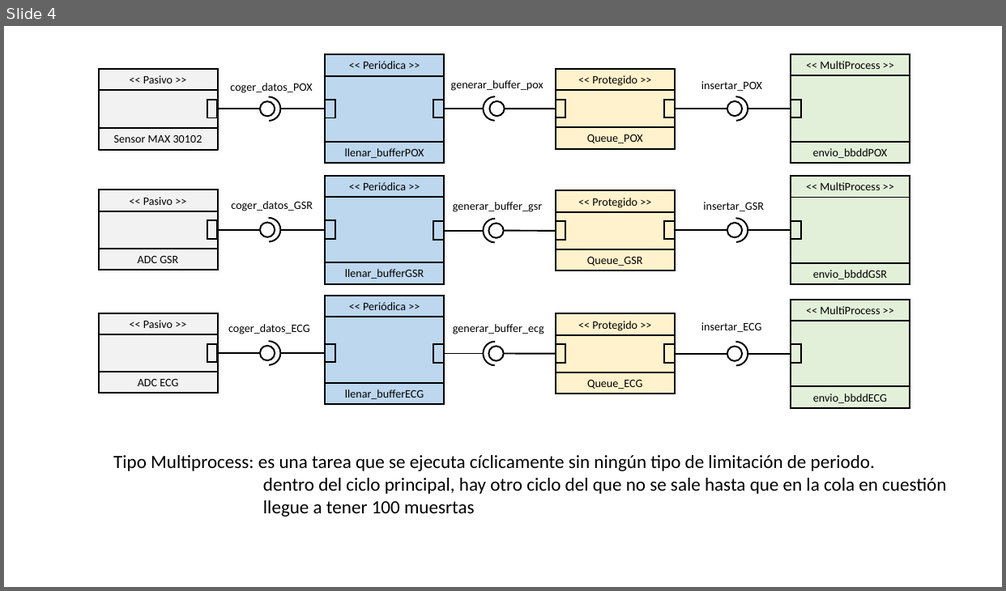
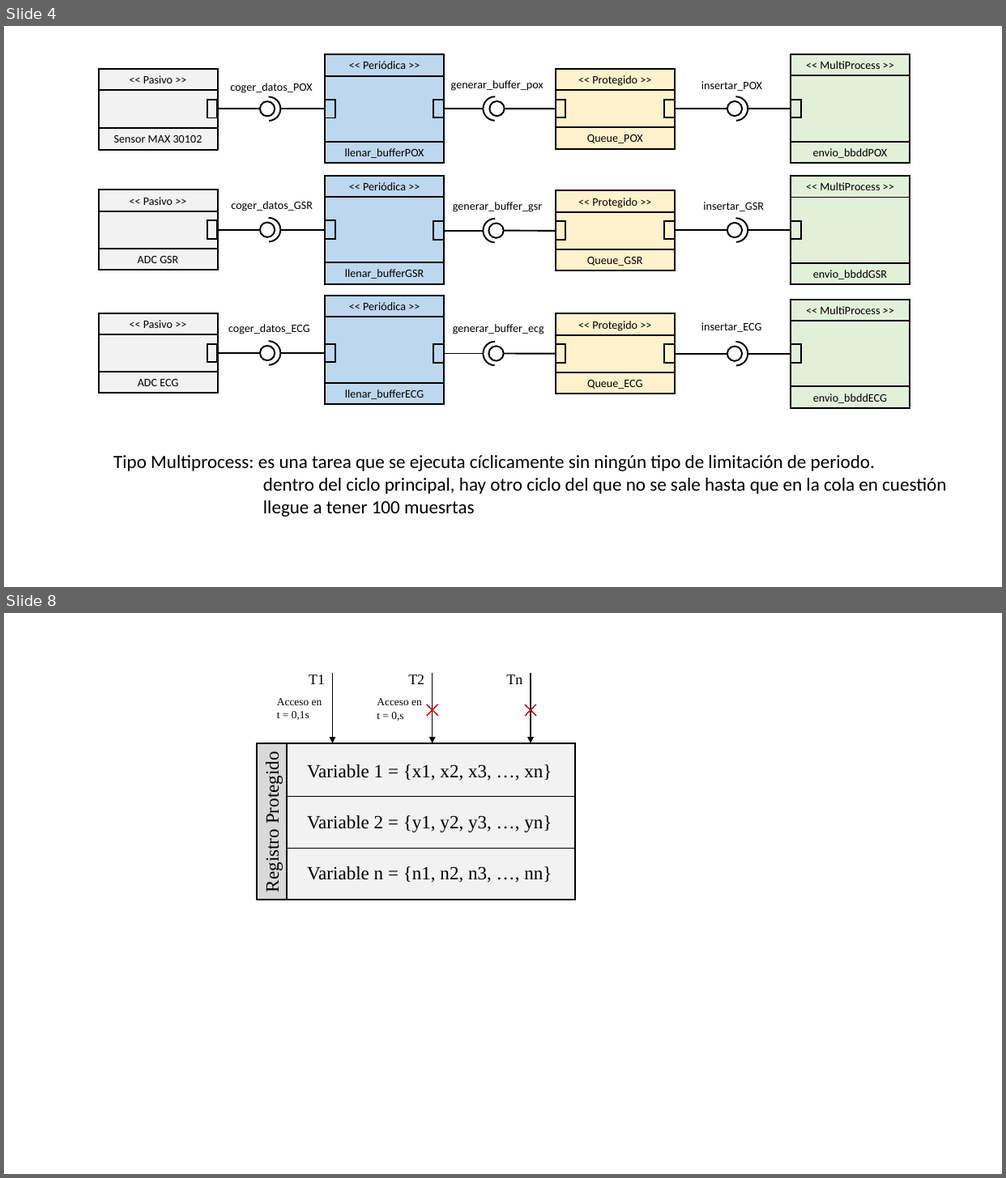
Before and after one commit to GICI-UPV-EHU/Biosignals-HW, a slide deck: Words y Excel/Imagenes.pptx. Shown one above the other, each under a label of ours: slide 4 before the commit, slides 4 and 8 after it; the slides between them are not shown. The pictures are 1006x591 and 1006x1178 pixels, drawn with LibreOffice and Linux fonts; fonts in the diff are those of the drawing. Boxes give left, top, right and bottom in pixels: in the first picture for what was removed or moved away, otherwise in the second. Text is boxed around its words. In the diff, an @@ line names an element or a change of style, - is before the commit and + after.

```diff
--- a/Words y Excel/Imagenes.pptx
+++ b/Words y Excel/Imagenes.pptx
@@ slide 8 added at (4,613,1002,1174), background #FFFFFF @@
@@ text added at (309,675,325,684), 14 pt, text #000000 @@
+T1
@@ arrow added from (333, 673) to (333, 743), #000000 1 pt @@
@@ text added at (408,675,424,684), 14 pt, text #000000 @@
+T2
@@ arrow added from (432, 673) to (432, 743), #000000 1 pt @@
@@ text added at (506,675,522,684), 14 pt, text #000000 @@
+Tn
@@ arrow added from (530, 673) to (530, 743), #000000 1 pt @@
@@ text added at (277,698,322,720), 10.5 pt, text #000000 @@
+Acceso en
+t = 0,1s
@@ text added at (377,698,422,721), 10.5 pt, text #000000 @@
+Acceso en
+t = 0,s
@@ plus added at (422,700,443,721), fill #5B9BD5, outline #C00000 1 pt @@
@@ plus added at (520,700,541,721), fill #5B9BD5, outline #C00000 1 pt @@
@@ rectangle added at (257,743,287,900), fill #D9D9D9, outline #000000 1.5 pt, 18 pt, text #000000 @@
+Registro Protegido
@@ rectangle added at (287,743,576,900), fill #F2F2F2, outline #000000 1.5 pt @@
@@ text added at (307,764,552,781), 18 pt, text #000000 @@
+Variable 1 = {x1, x2, x3, …, xn}
@@ line added from (287, 796) to (576, 796), #000000 1 pt @@
@@ text added at (307,815,552,833), 18 pt, text #000000 @@
+Variable 2 = {y1, y2, y3, …, yn}
@@ line added from (287, 849) to (576, 849), #000000 1 pt @@
@@ text added at (307,867,552,883), 18 pt, text #000000 @@
+Variable n = {n1, n2, n3, …, nn}
```
Also in this commit, not shown: 1 slide changed, 5 other slides added.
